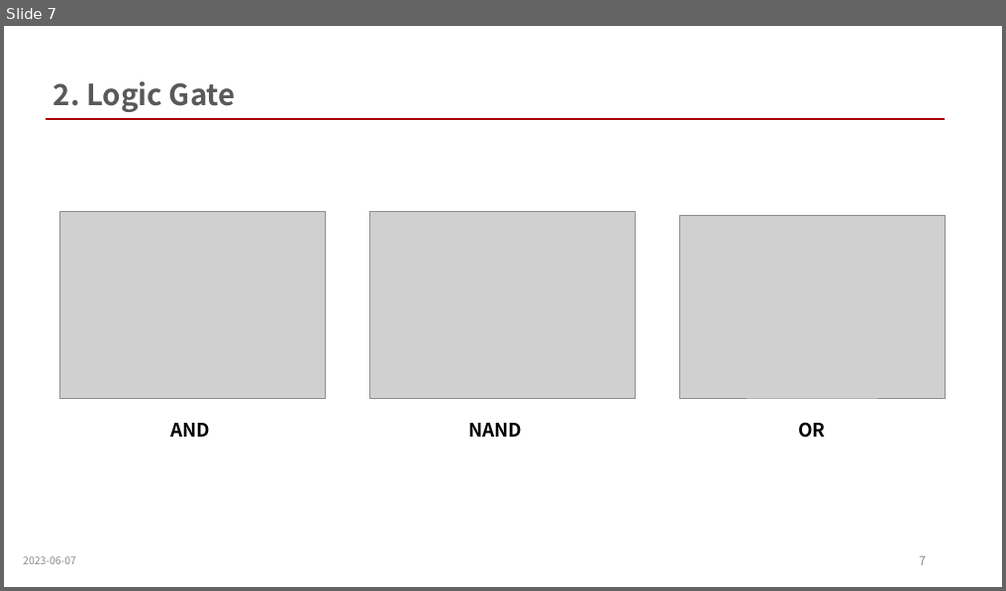
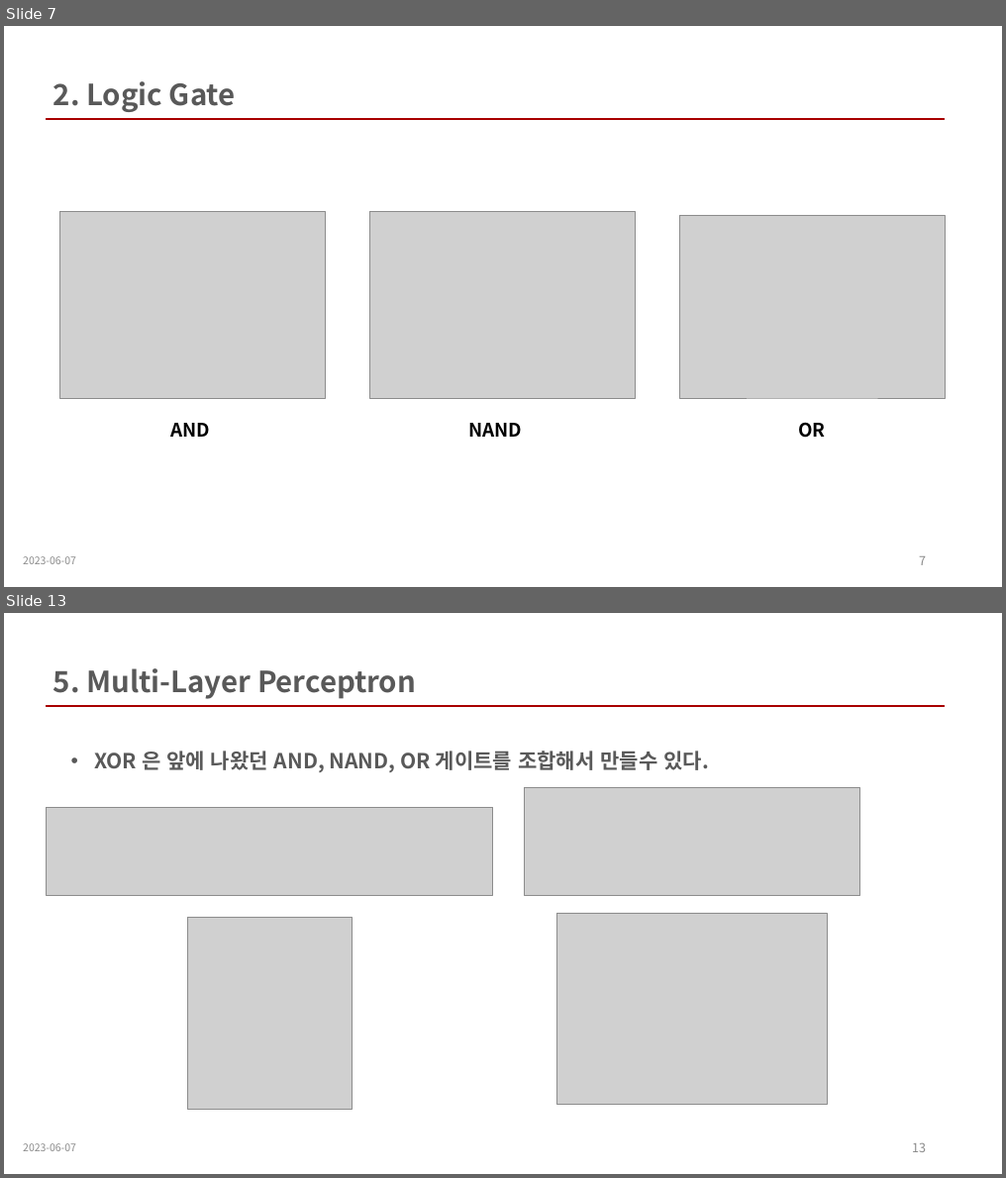
Before and after one commit to wkdnffla3/Dev_doc, a slide deck: deep_learning/DL_ppt/2_perceptron.pptx. Shown one above the other, each under a label of ours: slide 7 before the commit, slides 7 and 13 after it; the slides between them are not shown. The pictures are 1006x591 and 1006x1178 pixels, drawn with LibreOffice and Linux fonts; fonts in the diff are those of the drawing; grey boxes stand for pictures. Boxes give left, top, right and bottom in pixels: in the first picture for what was removed or moved away, otherwise in the second. Text is boxed around its words. In the diff, an @@ line names an element or a change of style, - is before the commit and + after.

```diff
--- a/deep_learning/DL_ppt/2_perceptron.pptx
+++ b/deep_learning/DL_ppt/2_perceptron.pptx
@@ slide 13 added at <box>4,613,1002,1174</box>, background #FFFFFF @@
@@ text added at <box>54,668,416,699</box>, 28 pt, text #595959, bold @@
+5. Multi-Layer Perceptron
@@ line added from (46, 707) to (945, 707), #A80000 2.25 pt @@
@@ text added at <box>94,751,709,772</box>, 20 pt, text #595959, bold @@
+• XOR 은 앞에 나왔던 AND, NAND, OR 게이트를 조합해서 만들수 있다.
@@ picture added at <box>525,787,860,895</box> @@
@@ picture added at <box>46,807,493,895</box> @@
@@ picture added at <box>187,918,351,1109</box> @@
@@ picture added at <box>557,913,828,1105</box> @@
@@ text added at <box>23,1144,76,1152</box>, 10 pt, text #8C8C8C @@
+2023-06-07
@@ page number added at <box>912,1144,926,1153</box>, 12 pt, text #8C8C8C @@
+13
```
Also in this commit, not shown: 2 slides changed, 7 other slides added, 11 slides removed.
